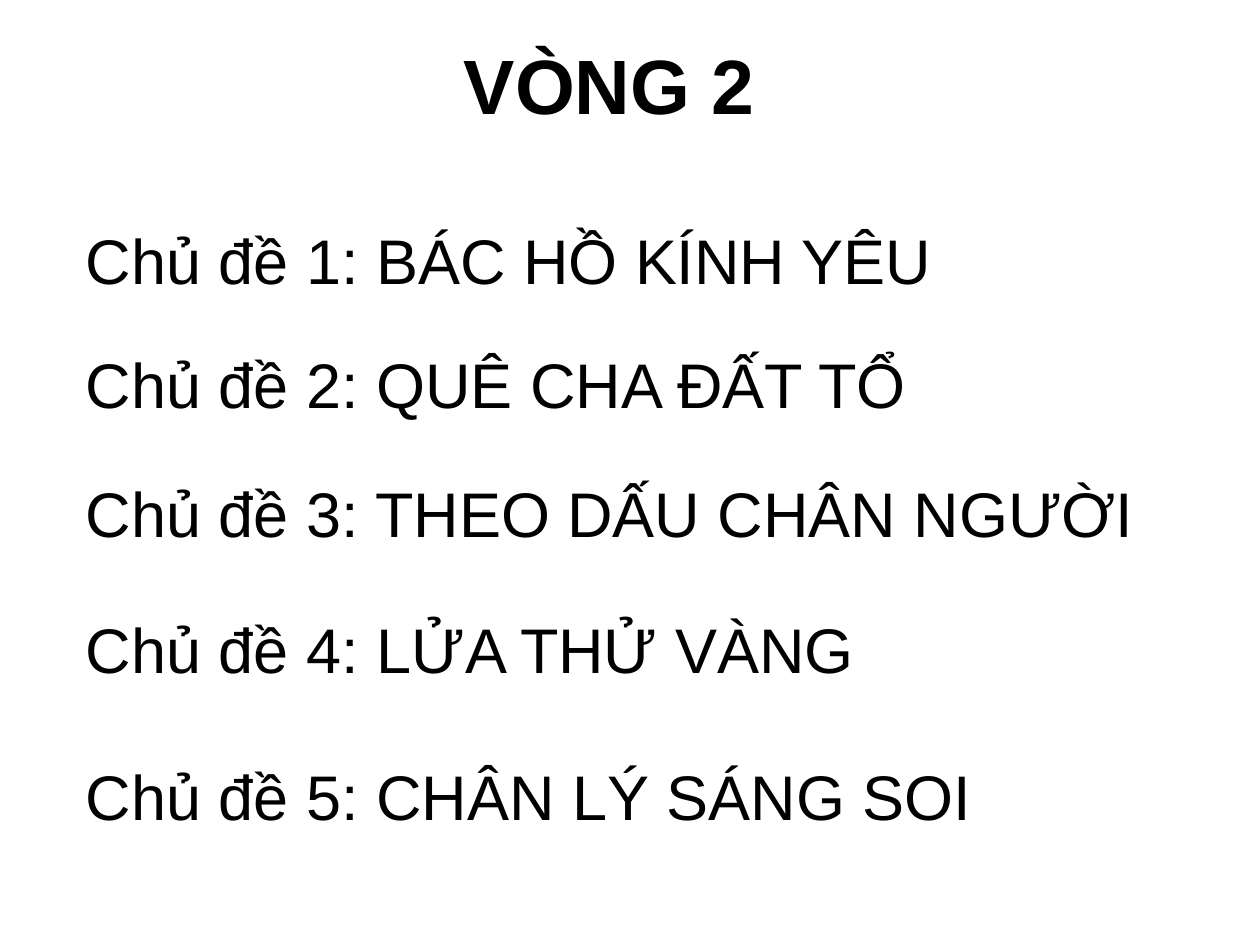
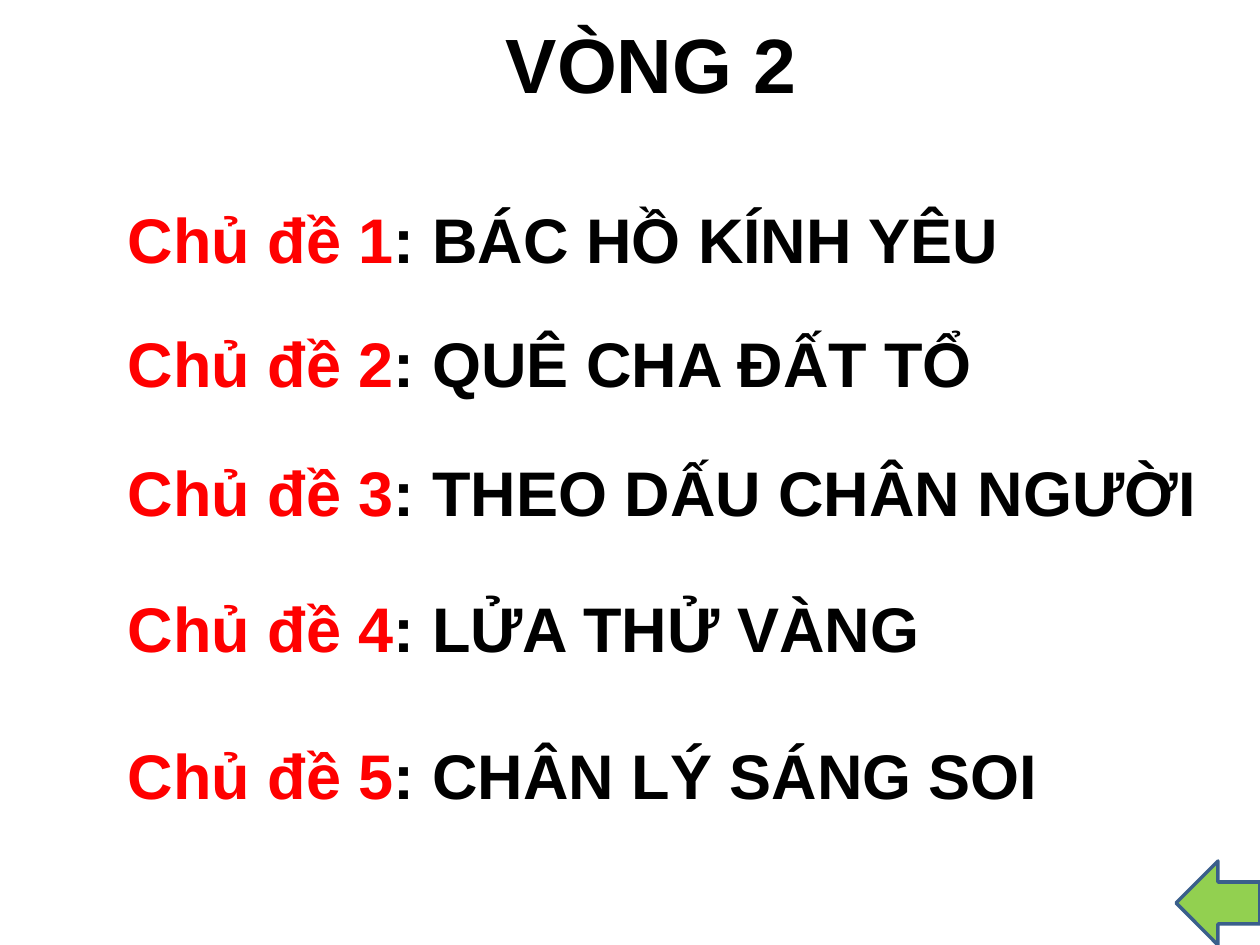
Before and after one commit to huytt/giao-an, a slide deck: slide 4 of hoi_thi.pptx (slide 10 before the commit). Drawn at 1260x945 pixels with LibreOffice and Linux fonts; fonts in the diff are those of the drawing; background and template pictures are left out. Boxes give left, top, right and bottom in pixels: in the first picture for what was removed or moved away, otherwise in the second. Text is boxed around its words. In the diff, an @@ line names an element or a change of style, - is before the commit and + after.

```diff
--- a/hoi_thi.pptx
+++ b/hoi_thi.pptx
@@ text "VÒNG 2" moved from (x1=464, y1=53, x2=755, y2=115) to (x1=506, y1=32, x2=797, y2=94) @@
@@ text "Chủ đề 1: BÁC HỒ ..." moved from (x1=86, y1=234, x2=931, y2=285) to (x1=128, y1=213, x2=997, y2=264) @@
@@ text "Chủ đề 1: BÁC HỒ ..." at (x1=128, y1=213, x2=997, y2=264): text colour #000000 to #FF0000 in "Chủ đề 1:"; bold on @@
@@ text "Chủ đề 2: QUÊ CHA ..." moved from (x1=86, y1=358, x2=905, y2=419) to (x1=128, y1=337, x2=972, y2=398) @@
@@ text "Chủ đề 2: QUÊ CHA ..." at (x1=128, y1=337, x2=972, y2=398): text colour #000000 to #FF0000 in "Chủ đề 2:"; bold on @@
@@ text "Chủ đề 3: THEO DẤU ..." moved from (x1=86, y1=487, x2=1134, y2=538) to (x1=128, y1=466, x2=1196, y2=517) @@
@@ text "Chủ đề 3: THEO DẤU ..." at (x1=128, y1=466, x2=1196, y2=517): text colour #000000 to #FF0000 in "Chủ đề 3:"; bold on @@
@@ text "Chủ đề 4: LỬA THỬ ..." moved from (x1=86, y1=624, x2=853, y2=674) to (x1=128, y1=603, x2=919, y2=653) @@
@@ text "Chủ đề 4: LỬA THỬ ..." at (x1=128, y1=603, x2=919, y2=653): text colour #000000 to #FF0000 in "Chủ đề 4:"; bold on @@
@@ text "Chủ đề 5: CHÂN LÝ ..." moved from (x1=86, y1=771, x2=970, y2=821) to (x1=128, y1=750, x2=1037, y2=800) @@
@@ text "Chủ đề 5: CHÂN LÝ ..." at (x1=128, y1=750, x2=1037, y2=800): text colour #000000 to #FF0000 in "Chủ đề 5:"; bold on @@
@@ left arrow added at (x1=1176, y1=861, x2=1260, y2=945), fill #92D050, outline #3A5F8C 2 pt @@
```
Also in this commit, not shown: 12 other slides changed, 23 slides added, 1 slide removed.
